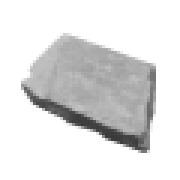
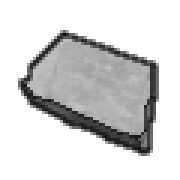
The second 180px x 180px image is a revision of the first. Changes to its layers:
added layer "outline" above "Pasted Layer" over [18, 30, 159, 156]
